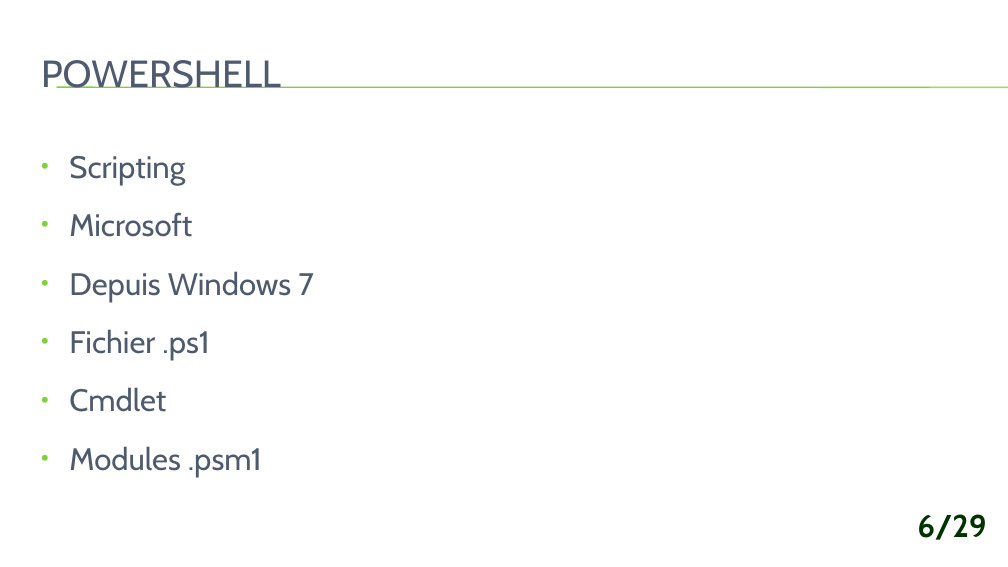
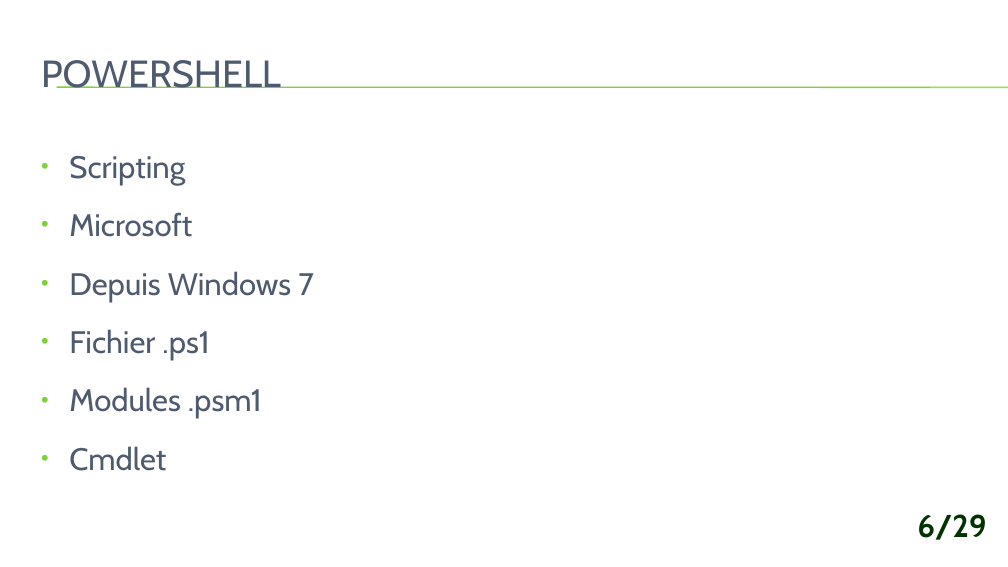
Before and after one commit to CerfontaineMathieu/TFE, a slide deck: slide 6 of Automatisation des déploiements d’applications et d’équipements réseaux via.pptx. Drawn at 1008x567 pixels with LibreOffice and Linux fonts; fonts in the diff are those of the drawing; background and template pictures are left out. Boxes give left, top, right and bottom in pixels: in the first picture for what was removed or moved away, otherwise in the second. Text is boxed around its words. In the diff, an @@ line names an element or a change of style, - is before the commit and + after.

```diff
--- a/Automatisation des déploiements d’applications et d’équipements réseaux via.pptx
+++ b/Automatisation des déploiements d’applications et d’équipements réseaux via.pptx
@@ text at <box>69,387,262,419</box>: paragraph added @@
+• Modules .psm1
@@ text at <box>69,446,262,477</box>: paragraph removed @@
-• Modules .psm1
```
Also in this commit, not shown: 1 other slide changed.
